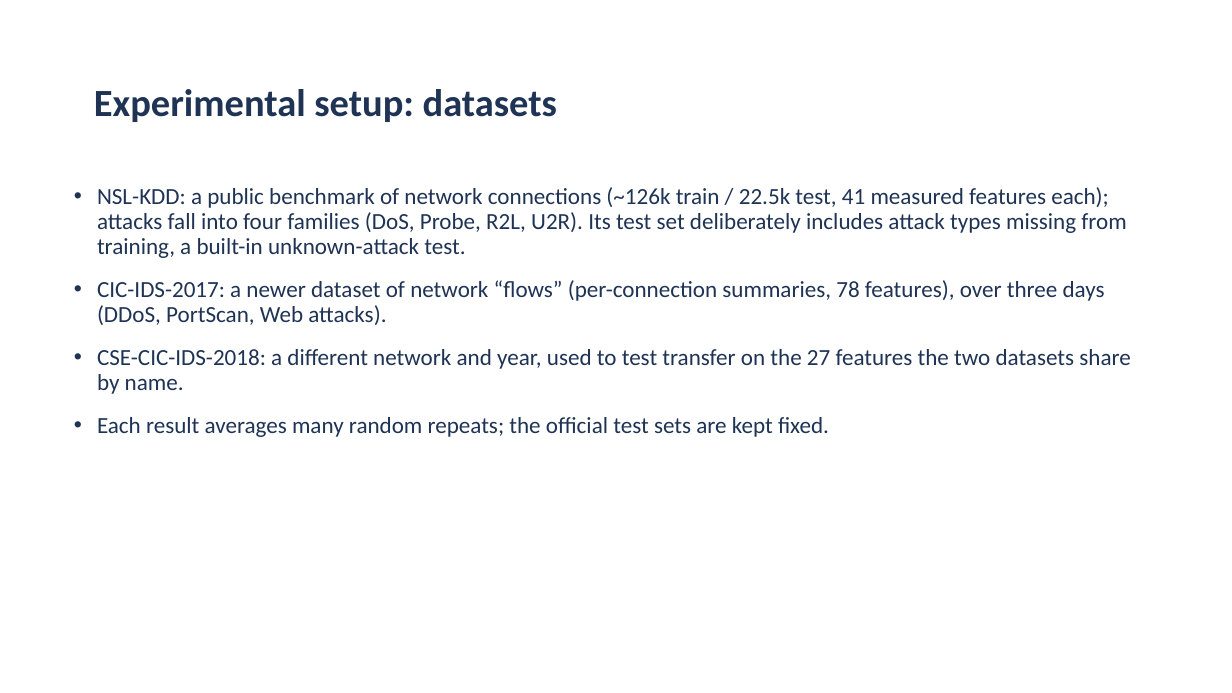
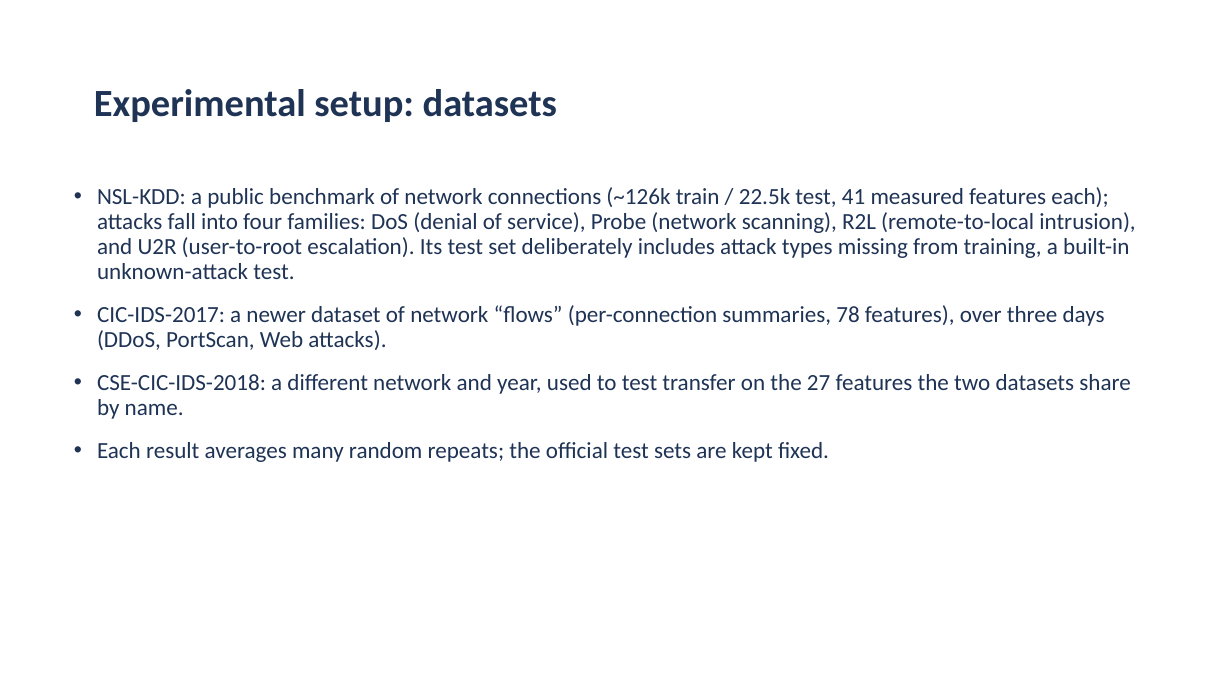
Before and after one commit to aiparallel0/chaoscrypt, a slide deck: slide 6 of papers/paper2-ids-selective/presentation.pptx. Drawn at 1232x693 pixels with LibreOffice and Linux fonts; fonts in the diff are those of the drawing; background and template pictures are left out. Boxes give left, top, right and bottom in pixels: in the first picture for what was removed or moved away, otherwise in the second. Text is boxed around its words. In the diff, an @@ line names an element or a change of style, - is before the commit and + after.

```diff
--- a/papers/paper2-ids-selective/presentation.pptx
+++ b/papers/paper2-ids-selective/presentation.pptx
@@ text at (97, 187, 1135, 279): text changed @@
-• NSL-KDD: a public benchmark of network connections (~126k train / 22.5k test, 41 measured features each); attacks fall into four families (DoS, Probe, R2L, U2R). Its test set deliberately includes attack types missing from training, a built-in unknown-attack test.
+• NSL-KDD: a public benchmark of network connections (~126k train / 22.5k test, 41 measured features each); attacks fall into four families: DoS (denial of service), Probe (network scanning), R2L (remote-to-local intrusion), and U2R (user-to-root escalation). Its test set deliberately includes attack types missing from training, a built-in unknown-attack test.
```
Also in this commit, not shown: 2 other files.
